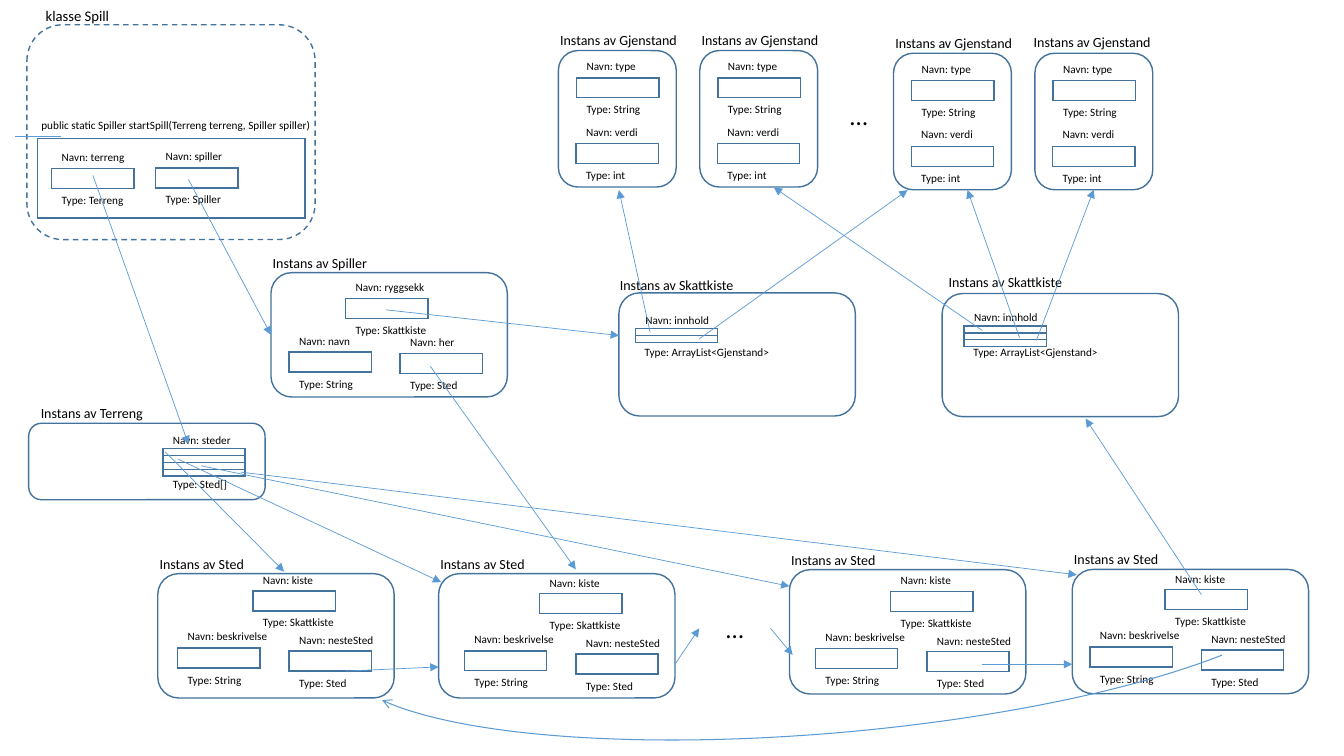
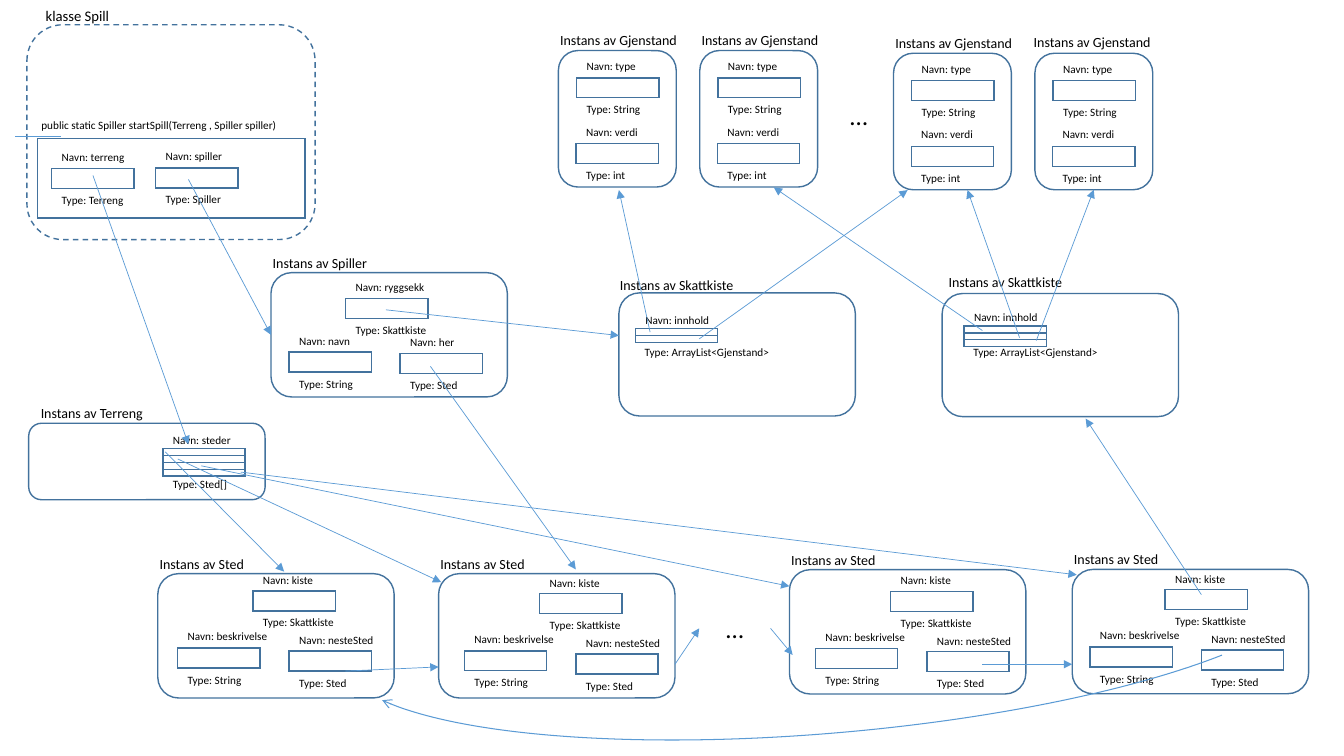
Before and after one commit to jzengler/IN1010, a slide deck: slide 2 of Eksamen/datastruktur.pptx. Drawn at 1344x756 pixels with LibreOffice and Linux fonts; fonts in the diff are those of the drawing. Boxes give left, top, right and bottom in pixels: in the first picture for what was removed or moved away, otherwise in the second. Text is boxed around its words. In the diff, an @@ line names an element or a change of style, - is before the commit and + after.

```diff
--- a/Eksamen/datastruktur.pptx
+++ b/Eksamen/datastruktur.pptx
@@ text at box(41, 121, 276, 131): text changed @@
-public static Spiller startSpill(Terreng terreng, Spiller spiller)
+public static Spiller startSpill(Terreng , Spiller spiller)
```
Also in this commit, not shown: 1 slide added, 23 other files.
